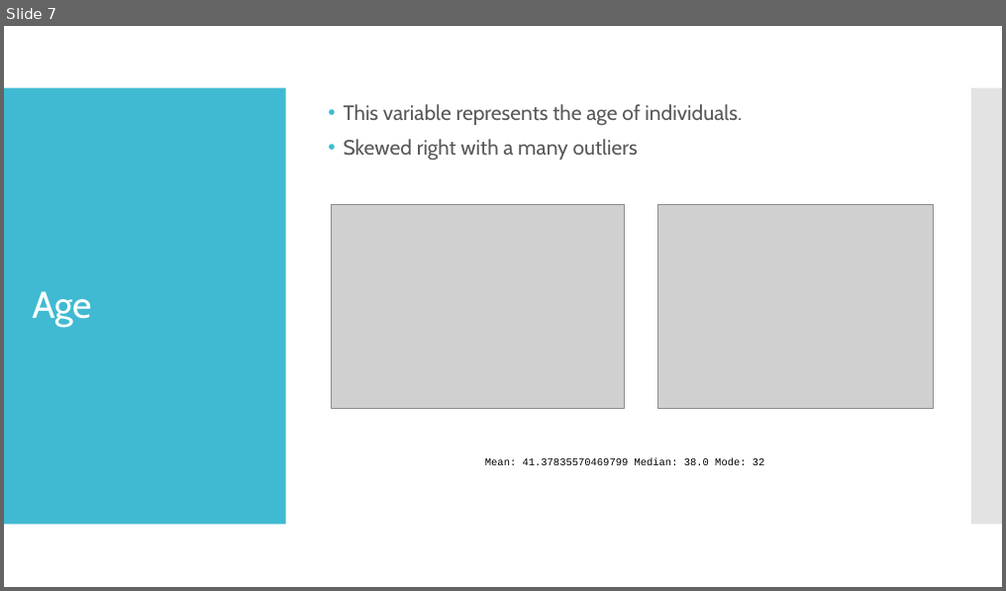
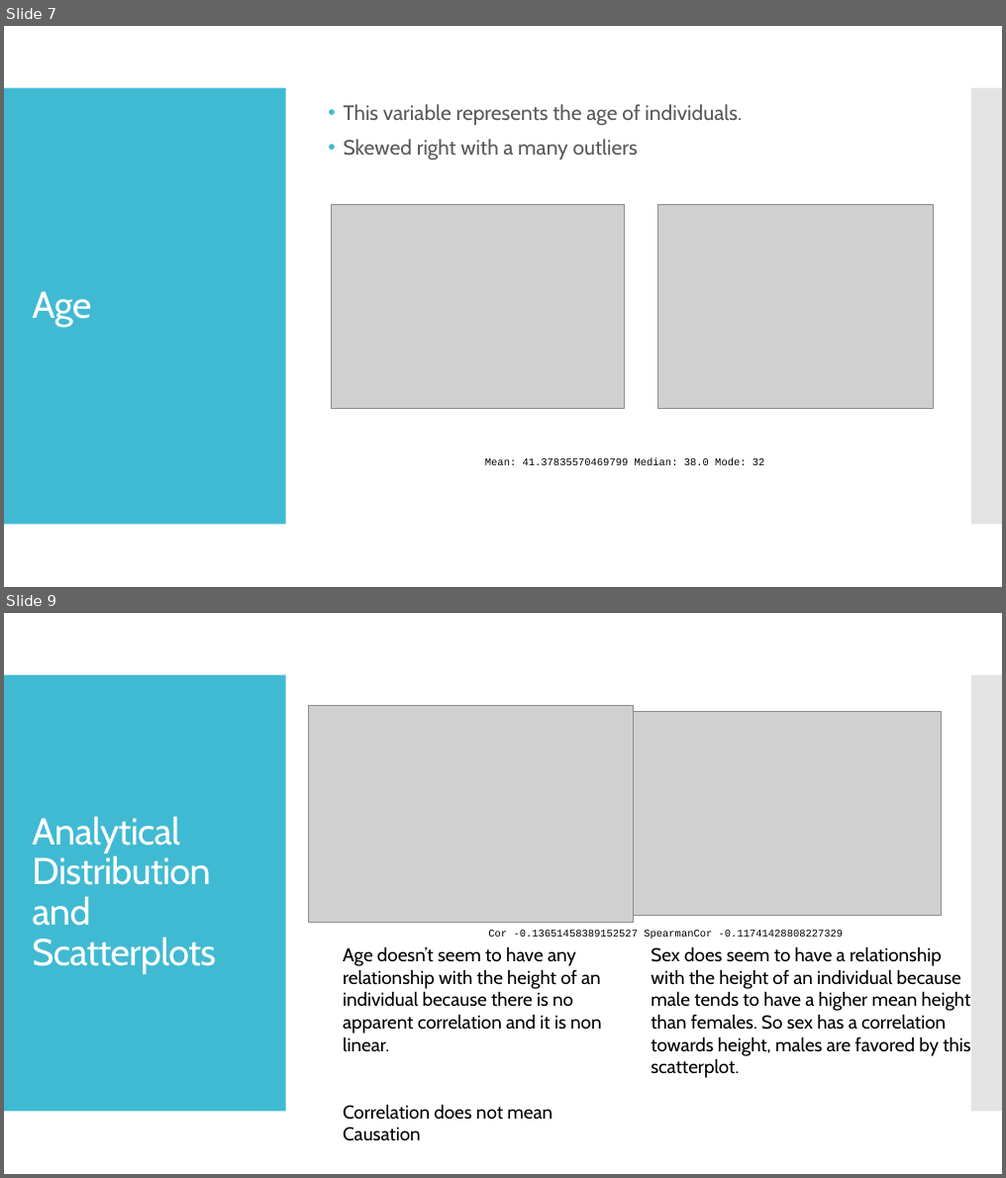
Before and after one commit to kalaikalyan/DSC530Final, a slide deck: Final Project – DSC530.pptx. Shown one above the other, each under a label of ours: slide 7 before the commit, slides 7 and 9 after it; the slides between them are not shown. The pictures are 1006x591 and 1006x1178 pixels, drawn with LibreOffice and Linux fonts; fonts in the diff are those of the drawing; grey boxes stand for pictures. Boxes give left, top, right and bottom in pixels: in the first picture for what was removed or moved away, otherwise in the second. Text is boxed around its words. In the diff, an @@ line names an element or a change of style, - is before the commit and + after.

```diff
--- a/Final Project – DSC530.pptx
+++ b/Final Project – DSC530.pptx
@@ slide 9 added at bbox=[4, 613, 1002, 1174], background #FFFFFF; not listed: 2 template elements that a slide beside it also shows @@
@@ picture added at bbox=[308, 705, 634, 923] @@
@@ picture added at bbox=[634, 712, 941, 916] @@
@@ title added at bbox=[32, 816, 216, 974], 36 pt, text #FFFFFF @@
+Analytical Distribution and Scatterplots
@@ rectangle added at bbox=[488, 927, 897, 940], fill #FFFFFF, 10 pt, text #000000 @@
+Cor -0.13651458389152527 SpearmanCor -0.11741428808227329
@@ text added at bbox=[343, 947, 601, 1120], 18 pt, text #000000 @@
+Age doesn’t seem to have any relationship with the height of an individual because there is no apparent correlation and it is non linear.
+Correlation does not mean Causation
@@ text added at bbox=[650, 947, 971, 1078], 18 pt, text #000000 @@
+Sex does seem to have a relationship with the height of an individual because male tends to have a higher mean height than females. So sex has a correlation towards height, males are favored by this scatterplot.
```
Also in this commit, not shown: 3 other slides added, 1 slide removed, 1 other file.
